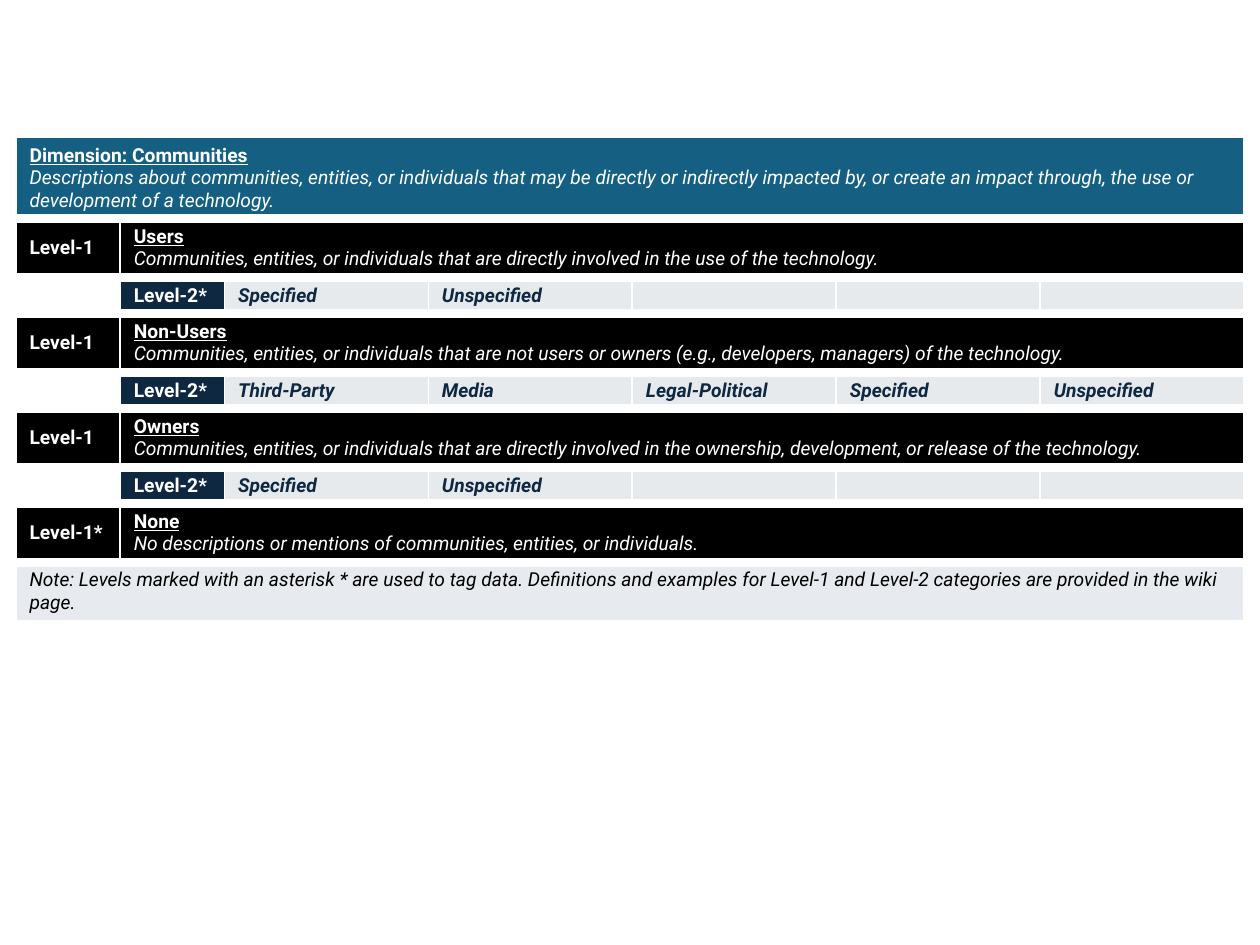
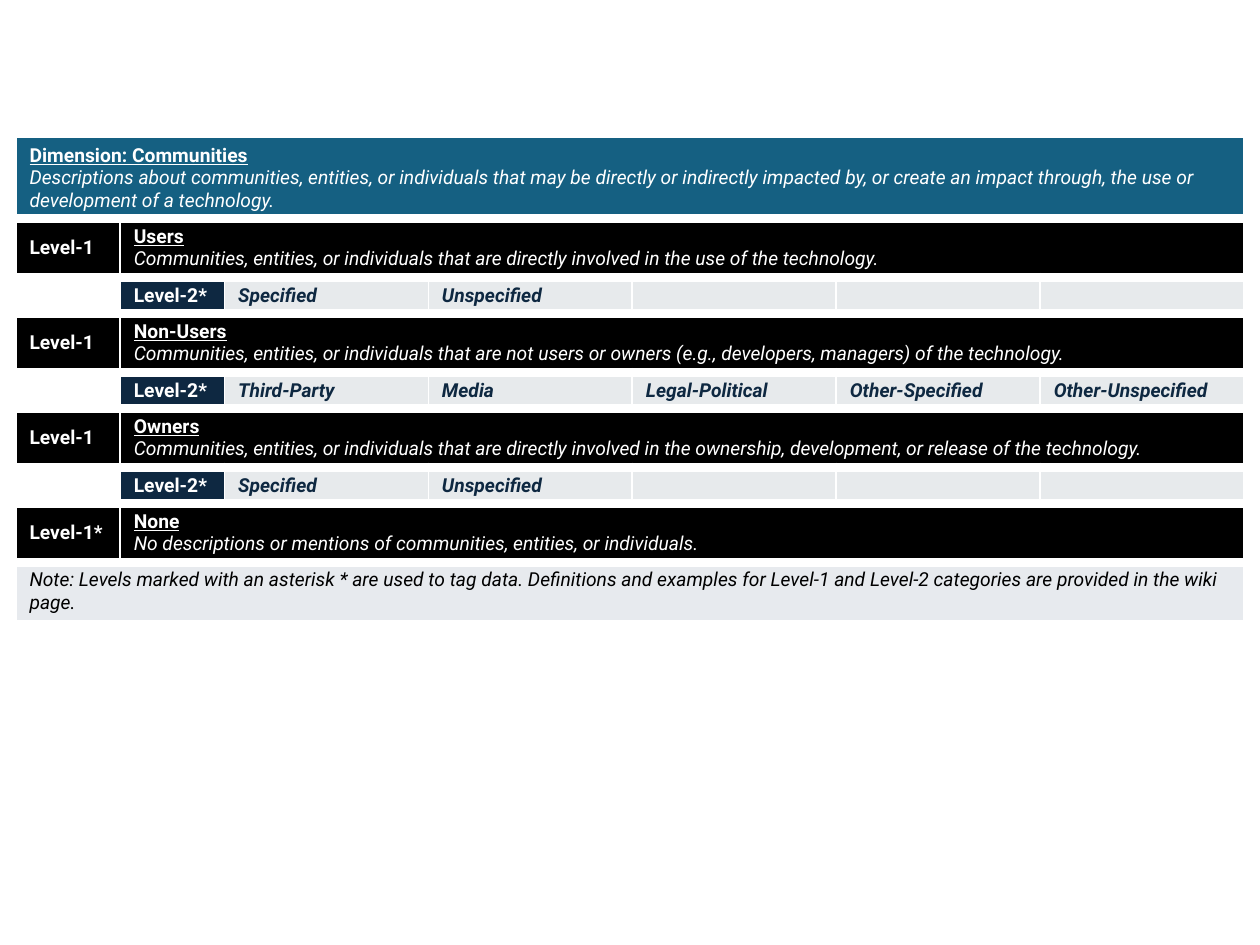
Before and after one commit to pearce-nyu/coding-pre-post, a slide deck: slide 2 of wiki-resources/code-tables.pptx. Drawn at 1260x945 pixels with LibreOffice and Linux fonts; fonts in the diff are those of the drawing. Boxes give left, top, right and bottom in pixels: in the first picture for what was removed or moved away, otherwise in the second. Text is boxed around its words. In the diff, an @@ line names an element or a change of style, - is before the commit and + after.

Commit message:
Updated Communities overview image
Updated the Powerpoint and image for the Communities overview

```diff
--- a/wiki-resources/code-tables.pptx
+++ b/wiki-resources/code-tables.pptx
@@ table at (16,137,1246,631) @@
-row 5, column 6: Specified
+row 5, column 6: Other-Specified
-row 5, column 7: Unspecified
+row 5, column 7: Other-Unspecified
```
Also in this commit, not shown: 1 other file.
